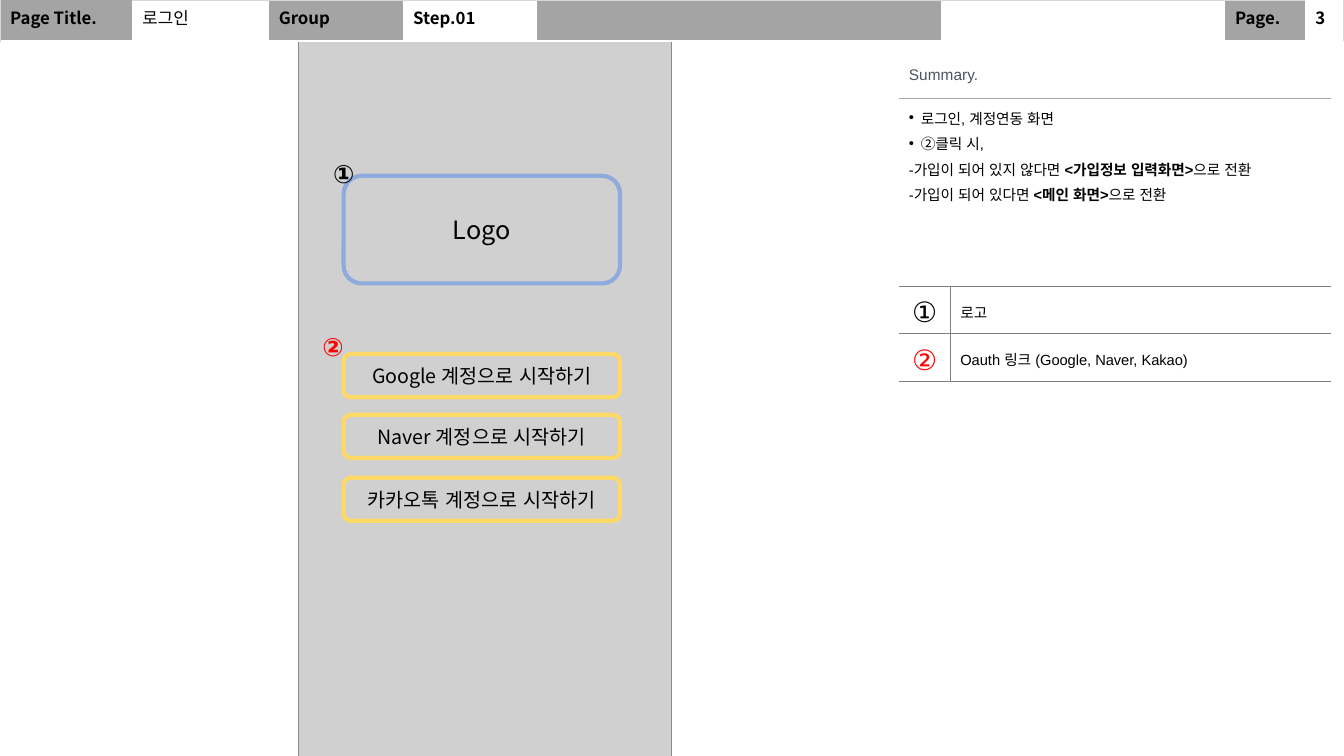
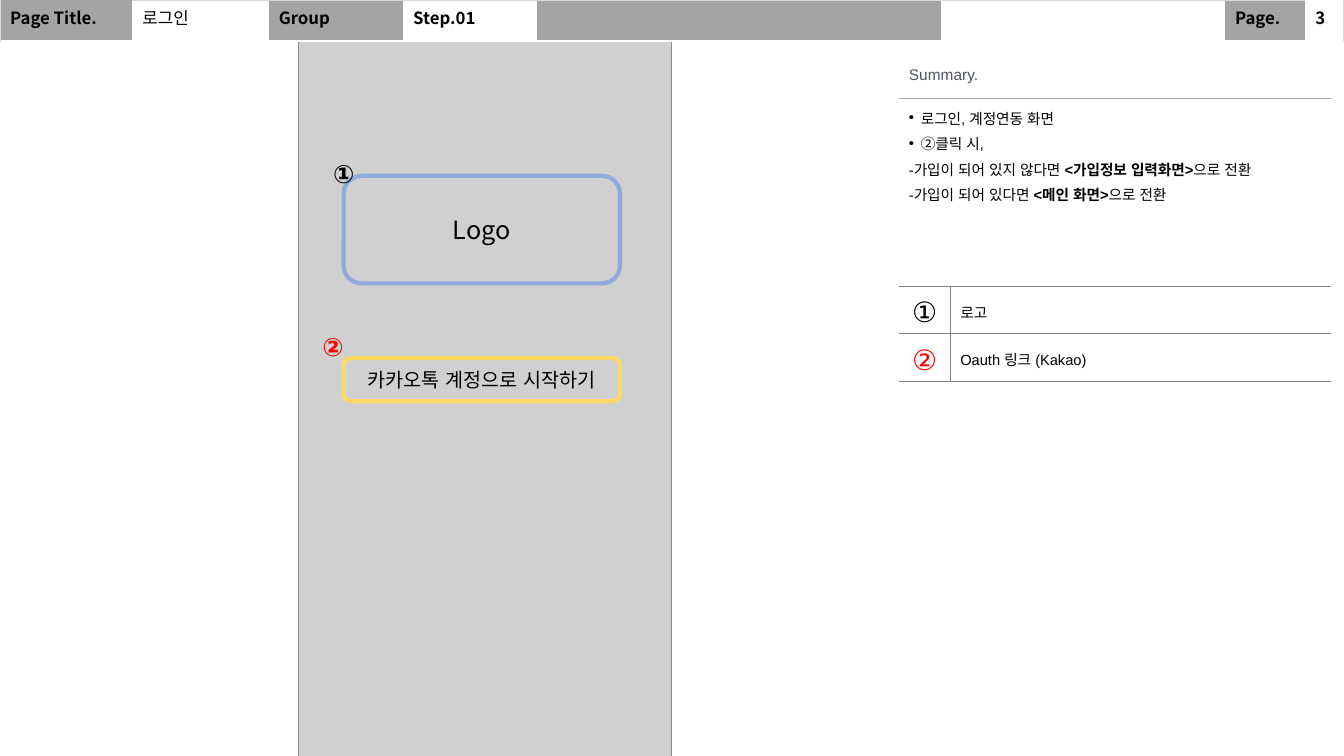
Before and after one commit to SeolMyeongJae/KSA-final-project, a slide deck: slide 5 of 06-최종산출물/UI 및 화면 설계.pptx. Drawn at 1344x756 pixels with LibreOffice and Linux fonts; fonts in the diff are those of the drawing; grey boxes stand for pictures. Boxes give left, top, right and bottom in pixels: in the first picture for what was removed or moved away, otherwise in the second. Text is boxed around its words. In the diff, an @@ line names an element or a change of style, - is before the commit and + after.

```diff
--- a/06-최종산출물/UI 및 화면 설계.pptx
+++ b/06-최종산출물/UI 및 화면 설계.pptx
@@ table at (899, 52, 1331, 375) @@
-row 4, column 2: Oauth 링크 (Google, Naver, Kakao)
+row 4, column 2: Oauth 링크 (Kakao)
@@ rounded rectangle "카카오톡 계정으로 시작하기": place and size @@
-rounded rectangle "카카오톡 계정으로 시작하기" at (344, 478, 620, 521)
+rounded rectangle "카카오톡 계정으로 시작하기" at (344, 358, 620, 401)
@@ rounded rectangle removed at (344, 354, 620, 397) @@
-Google 계정으로 시작하기
@@ rounded rectangle removed at (344, 415, 620, 459) @@
-Naver 계정으로 시작하기
```
Also in this commit, not shown: 5 other slides changed.
